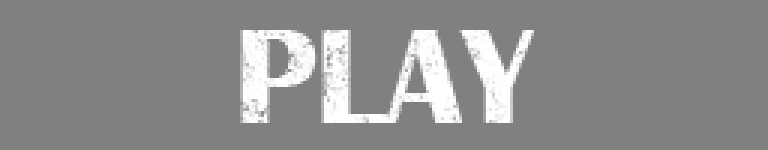
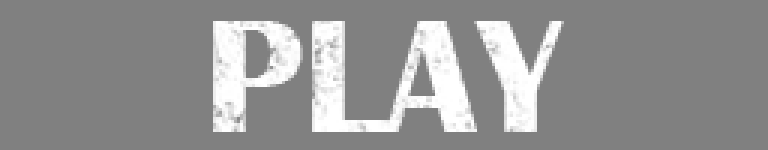
Comparing the layer stacks of the two (768, 150) images. Changes:
painted on "PLAY small copy" over [213, 21, 564, 132]
